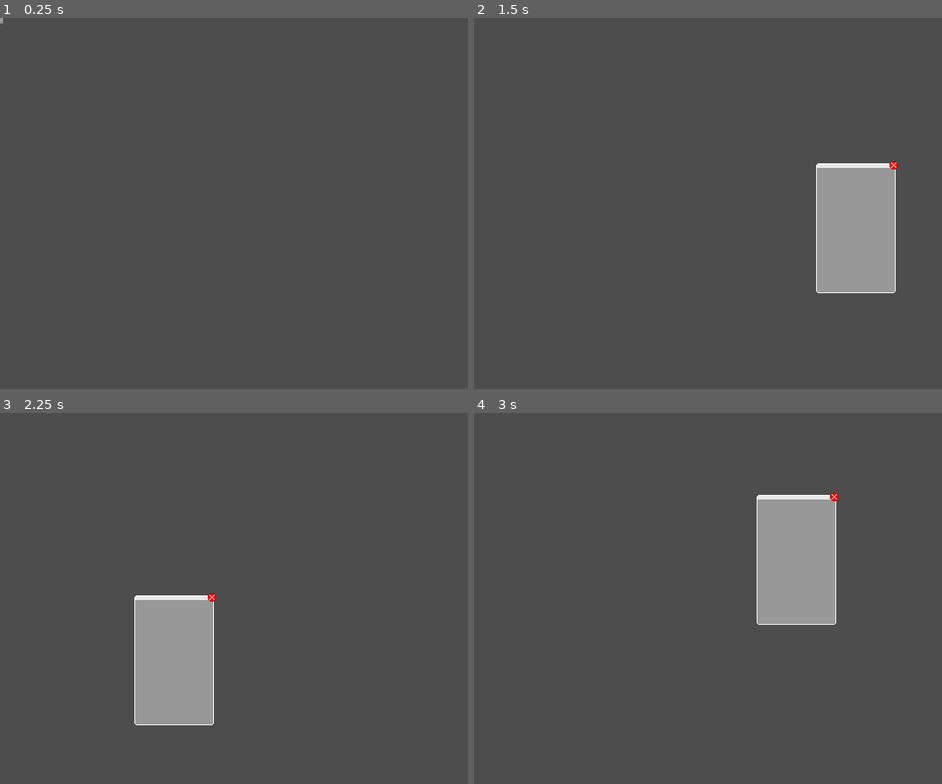
Above: before the commit, frames 1-4 (two rows, left to right).
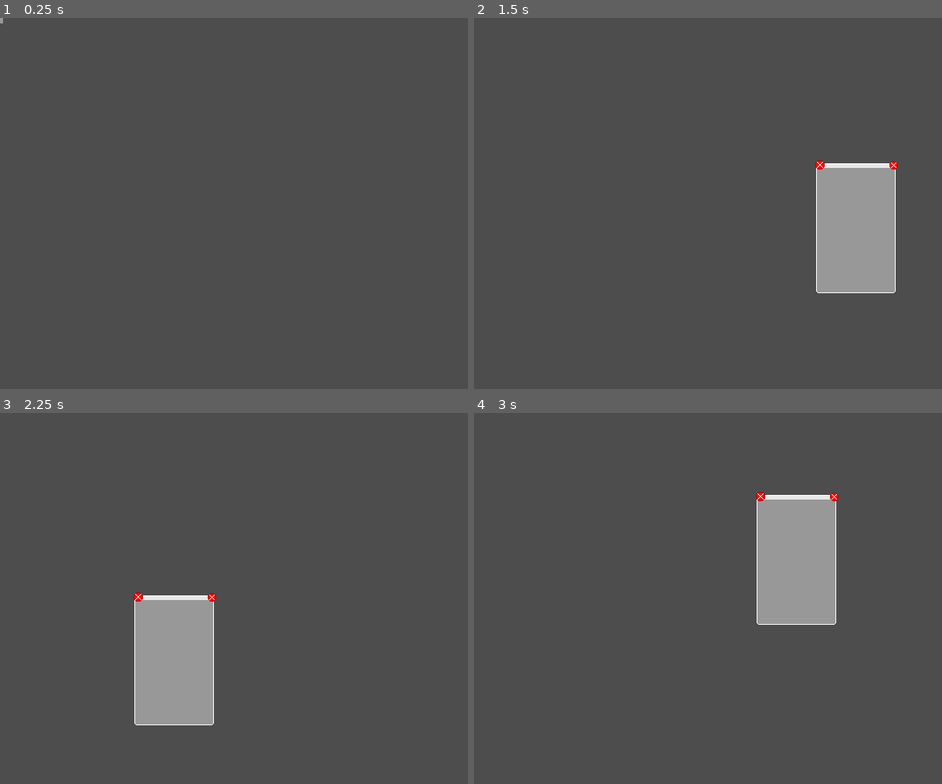
Above: after the commit, the same moments.

Repository: KarlTheFish/adSpace---TalTech-gamejam-2024
Game: Godot game, scene res://ads/empty_ad_01.tscn
The game is run twice, just before and just after one commit, with the same random seed, the same clock (stepped at 60 frames per second) and the same inputs. This scene is started directly instead of the project's main scene.
Inputs (mouse positions are in pixels of both pictures, inside the frame that each line leads up to):
- Up to frame 1 (0.25 s): no input
- Up to frame 2 (1.5 s): click (488, 40) at 0.5 s; tap Enter at 1.25 s; move the mouse to (829, 184) at 1.27 s; hold Right (movement_right) from 1.28 s (still down); hold Down (action) from 1.28 s (still down)
- Up to frame 3 (2.25 s): tap Space at 2 s; move the mouse to (149, 617) at 2.02 s; release Right (movement_right) at 2.03 s; release Down (action) at 2.03 s; hold Left (movement_left) from 2.03 s (still down); tap Down (action) at 2.1 s
- Up to frame 4 (3 s): tap Enter at 2.75 s; move the mouse to (768, 516) at 2.77 s; release Left (movement_left) at 2.78 s; hold Right (movement_right) from 2.78 s (still down); hold Down (action) from 2.78 s (still down)

Frame 1 is identical in both runs. In frame 2, less than 0.1% of the frame differs, in the area x 72-75%, y 38-41%; in frame 3, less than 0.1%; in frame 4, less than 0.1%.

Commit message:
Added random locations for ad close buttons

Diff:
--- a/Ads/ad_1.tscn
+++ /dev/null
@@ -1,11 +0,0 @@
-[gd_scene load_steps=2 format=3 uid="uid://yxvgmhwcekq"]
-
-[sub_resource type="CanvasTexture" id="CanvasTexture_dhswy"]
-
-[node name="Ad1" type="Node2D"]
-position = Vector2(283, 177)
-scale = Vector2(-118.76, 130)
-
-[node name="Sprite2D" type="Sprite2D" parent="."]
-modulate = Color(0.675249, 0.774535, 0.935033, 1)
-texture = SubResource("CanvasTexture_dhswy")
--- a/ads/advert_manager.gd
+++ b/ads/advert_manager.gd
@@ -1,7 +1,7 @@
 extends Node2D
 
 ## Interval between possible new ads.
-@export_range(2.0, 20.0, 1.0) var time_between_ads: float = 10.0
+@export_range(2.0, 20.0, 1.0) var time_between_ads: float = 3.0
 ## Percent chance for ads to appear when timer times out.
 @export_range(0.0, 1.0, 0.1) var advert_spawn_chance: float = 0.5
 @export var ad_check_timer: Timer
--- a/ads/empty_ad_01.tscn
+++ b/ads/empty_ad_01.tscn
@@ -1,12 +1,14 @@
-[gd_scene load_steps=4 format=3 uid="uid://djmxh3xaxqwdn"]
+[gd_scene load_steps=5 format=3 uid="uid://djmxh3xaxqwdn"]
 
 [ext_resource type="Script" path="res://classes/draggable_button.gd" id="1_25tmd"]
 [ext_resource type="Script" path="res://classes/base_advertisement.gd" id="1_l7pjg"]
 [ext_resource type="Texture2D" uid="uid://c65288yubnan2" path="res://assets/Ad boxes/Sprite-0001.png" id="2_usqwc"]
+[ext_resource type="Texture2D" uid="uid://bj2kveip2424x" path="res://ads/close-button-12.png" id="4_mawj5"]
 
-[node name="EmptyAd01" type="Node2D" node_paths=PackedStringArray("close_button")]
+[node name="EmptyAd01" type="Node2D" node_paths=PackedStringArray("close_button", "close_button_markers")]
 script = ExtResource("1_l7pjg")
 close_button = NodePath("Window/CloseButton")
+close_button_markers = [NodePath("Window/CloseUpperRight"), NodePath("Window/CloseUpperLeft")]
 
 [node name="Window" type="TextureButton" parent="."]
 offset_left = -1.0
@@ -19,6 +21,11 @@
 [node name="CloseButton" type="TextureButton" parent="Window"]
 layout_mode = 0
 offset_left = 96.0
-offset_top = 1.0
-offset_right = 107.0
+offset_right = 108.0
 offset_bottom = 12.0
+texture_normal = ExtResource("4_mawj5")
+
+[node name="CloseUpperRight" type="Marker2D" parent="Window"]
+position = Vector2(100, 1)
+
+[node name="CloseUpperLeft" type="Marker2D" parent="Window"]
--- a/classes/base_advertisement.gd
+++ b/classes/base_advertisement.gd
@@ -1,6 +1,7 @@
 class_name BaseAdvertisement extends Node2D
 
 @export var close_button: BaseButton
+@export var close_button_markers: Array[Marker2D] = []
 
 var tween: Tween
 
@@ -17,6 +18,11 @@
 		randf_range(0.5, 1.25)
 	).set_trans(Tween.TRANS_CUBIC)
 
+	# Randomly chooses if the close button is situated upper left or upper right
+	var r = randi_range(0, 1)
+	close_button.set_position(close_button_markers[r].position)
+
+
 func _advertisement_closed() -> void:
 	tween.kill()
 	queue_free()
--- a/project.godot
+++ b/project.godot
@@ -23,6 +23,10 @@
 
 window/size/viewport_width=640
 window/size/viewport_height=480
+
+[dotnet]
+
+project/assembly_name="Taltech Jam Game"
 
 [input]
 
